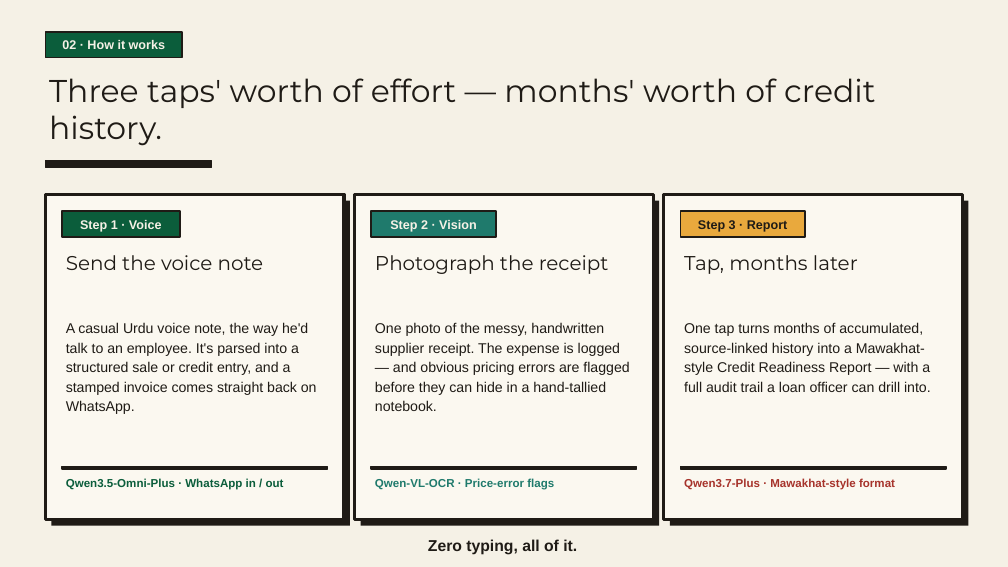
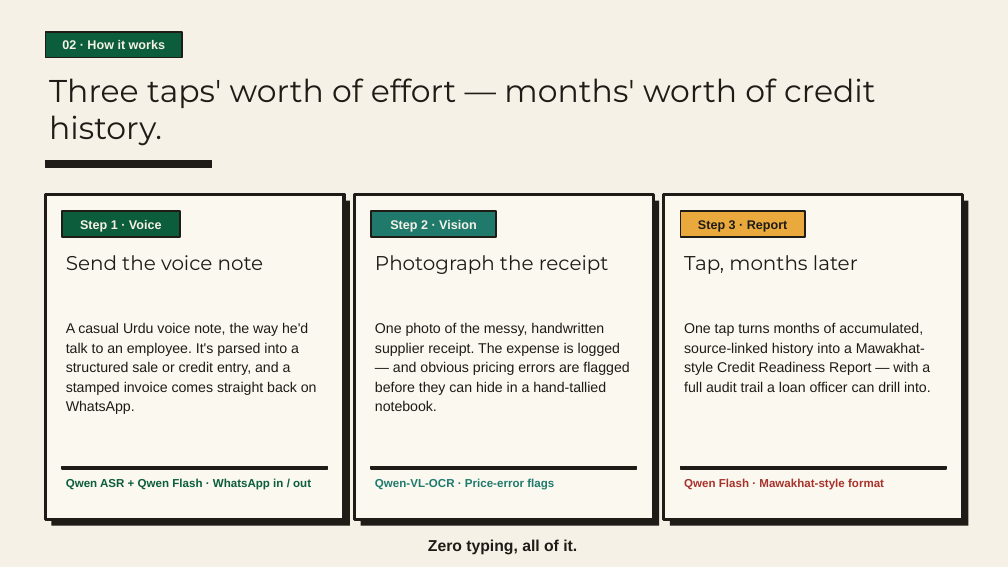
Before and after one commit to HussamHaroon/Bizro, a slide deck: slide 6 of presentation/Bizro_Pitch.pptx. Drawn at 1008x567 pixels with LibreOffice and Linux fonts; fonts in the diff are those of the drawing. Boxes give left, top, right and bottom in pixels: in the first picture for what was removed or moved away, otherwise in the second. Text is boxed around its words. In the diff, an @@ line names an element or a change of style, - is before the commit and + after.

Commit message:
feat(deck): pitch refreshed — real live-site screenshot, running-Qwen story on every slide, Findex-sourced stats

```diff
--- a/presentation/Bizro_Pitch.pptx
+++ b/presentation/Bizro_Pitch.pptx
@@ text at (x1=66, y1=478, x2=311, y2=490): text changed @@
-Qwen3.5-Omni-Plus · WhatsApp in / out
+Qwen ASR + Qwen Flash · WhatsApp in / out
@@ text at (x1=684, y1=478, x2=884, y2=490): text changed @@
-Qwen3.7-Plus · Mawakhat-style format
+Qwen Flash · Mawakhat-style format
```
Also in this commit, not shown: 6 other slides changed, 2 other files.
